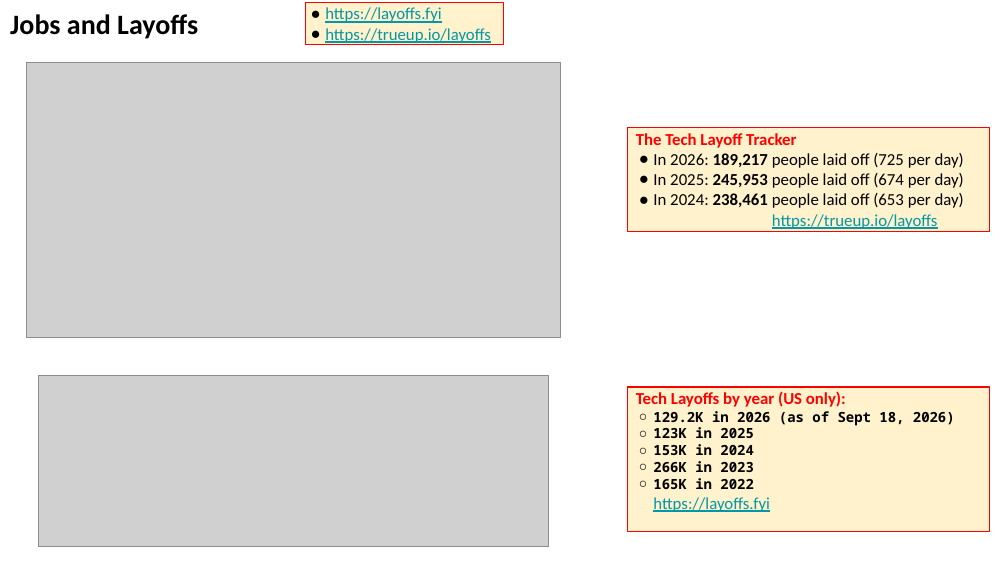
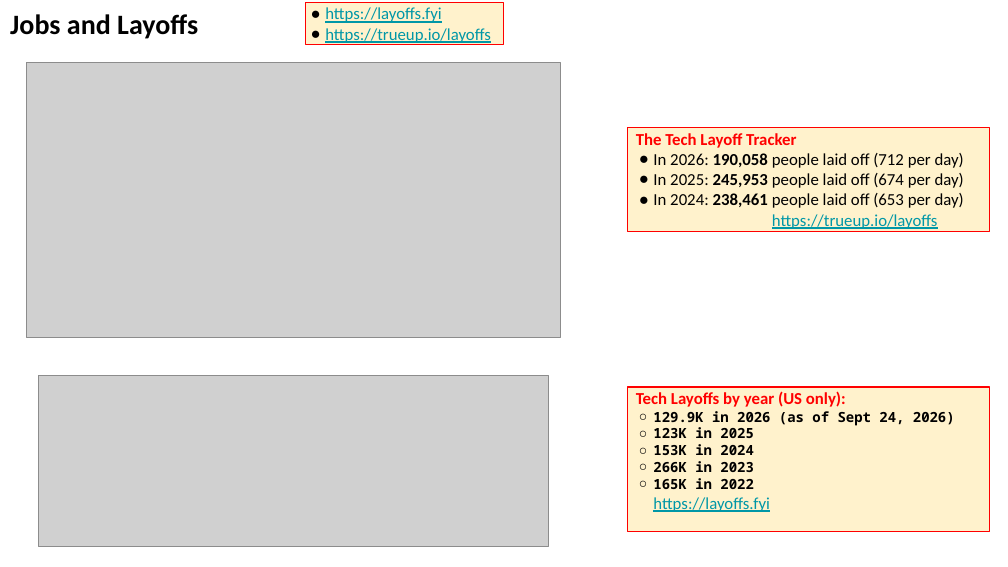
Before and after one commit to lselector/seminar, a slide deck: slide 29 of 2026/2026-09-25-AI-News.pptx (slide 28 before the commit). Drawn at 1008x567 pixels with LibreOffice and Linux fonts; fonts in the diff are those of the drawing; grey boxes stand for pictures. Boxes give left, top, right and bottom in pixels: in the first picture for what was removed or moved away, otherwise in the second. Text is boxed around its words. In the diff, an @@ line names an element or a change of style, - is before the commit and + after.

```diff
--- a/2026/2026-09-25-AI-News.pptx
+++ b/2026/2026-09-25-AI-News.pptx
@@ text in rectangle at <box>653,153,964,168</box>: text changed @@
-● In 2026: 189,217 people laid off (725 per day)
+● In 2026: 190,058 people laid off (712 per day)
@@ text in rectangle at <box>653,411,955,426</box>: text changed @@
-  ○ 129.2K in 2026 (as of Sept 18, 2026)
+  ○ 129.9K in 2026 (as of Sept 24, 2026)
```
Also in this commit, not shown: 7 other slides changed, 3 slides added, 4 slides removed.
